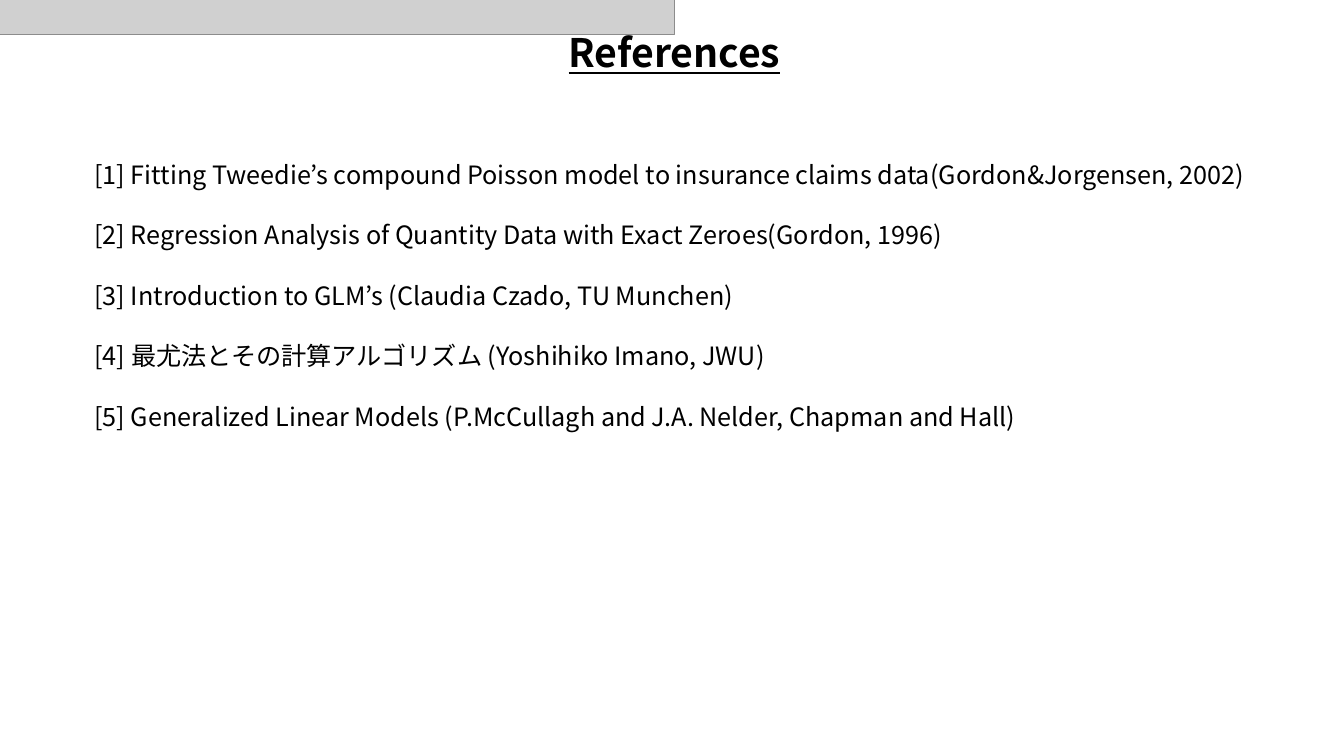
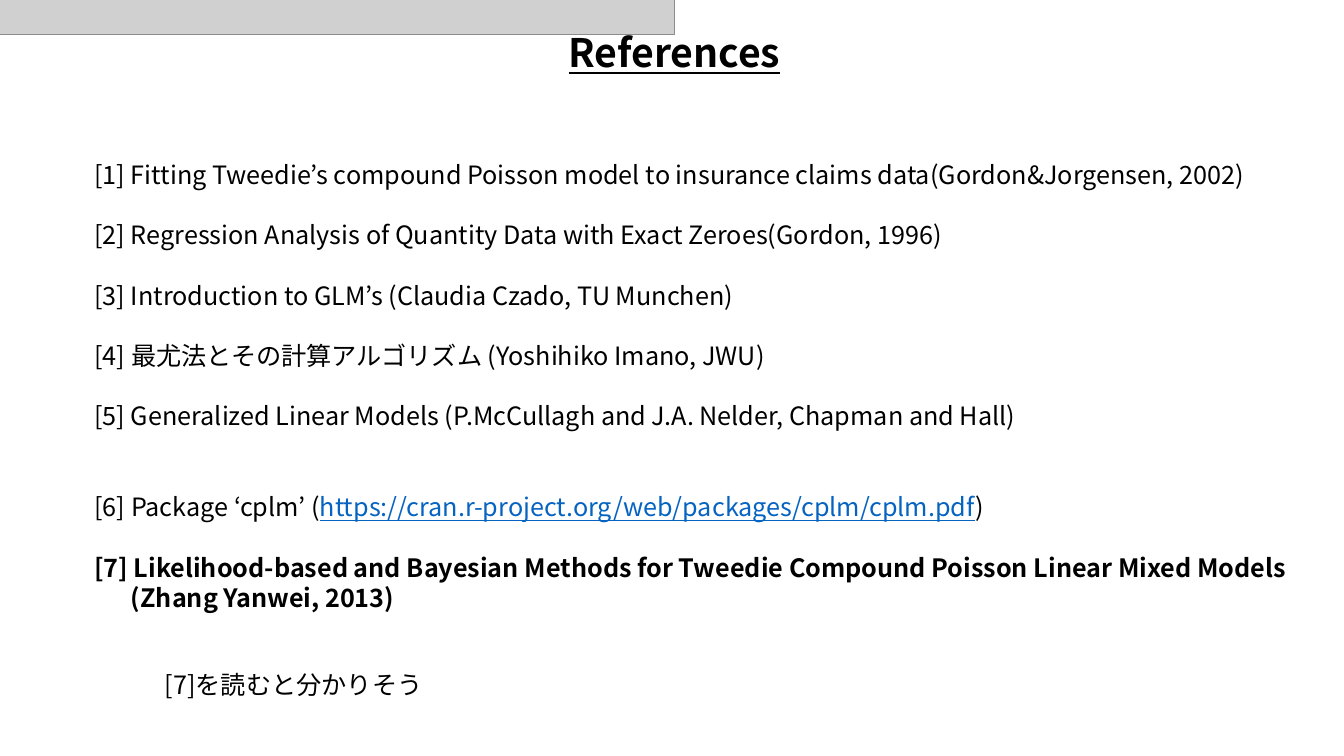
Before and after one commit to at0137/DoubleGLM-Tweedie, a slide deck: slide 6 of References/NoFreqTweedie_.pptx (slide 5 before the commit). Drawn at 1344x756 pixels with LibreOffice and Linux fonts; fonts in the diff are those of the drawing; grey boxes stand for pictures. Boxes give left, top, right and bottom in pixels: in the first picture for what was removed or moved away, otherwise in the second. Text is boxed around its words. In the diff, an @@ line names an element or a change of style, - is before the commit and + after.

Commit message:
Update : Package:cplm

```diff
--- a/References/NoFreqTweedie_.pptx
+++ b/References/NoFreqTweedie_.pptx
@@ text at (94,495,1286,613): paragraphs added @@
+[6] Package ‘cplm’ (https://cran.r-project.org/web/packages/cplm/cplm.pdf)
+[7] Likelihood-based and Bayesian Methods for Tweedie Compound Poisson Linear Mixed Models
+(Zhang Yanwei, 2013)
@@ text added at (165,672,423,699), 18 pt, text #000000 @@
+[7]を読むと分かりそう
```
Also in this commit, not shown: 2 other slides changed, 1 slide added, 1 slide removed.
